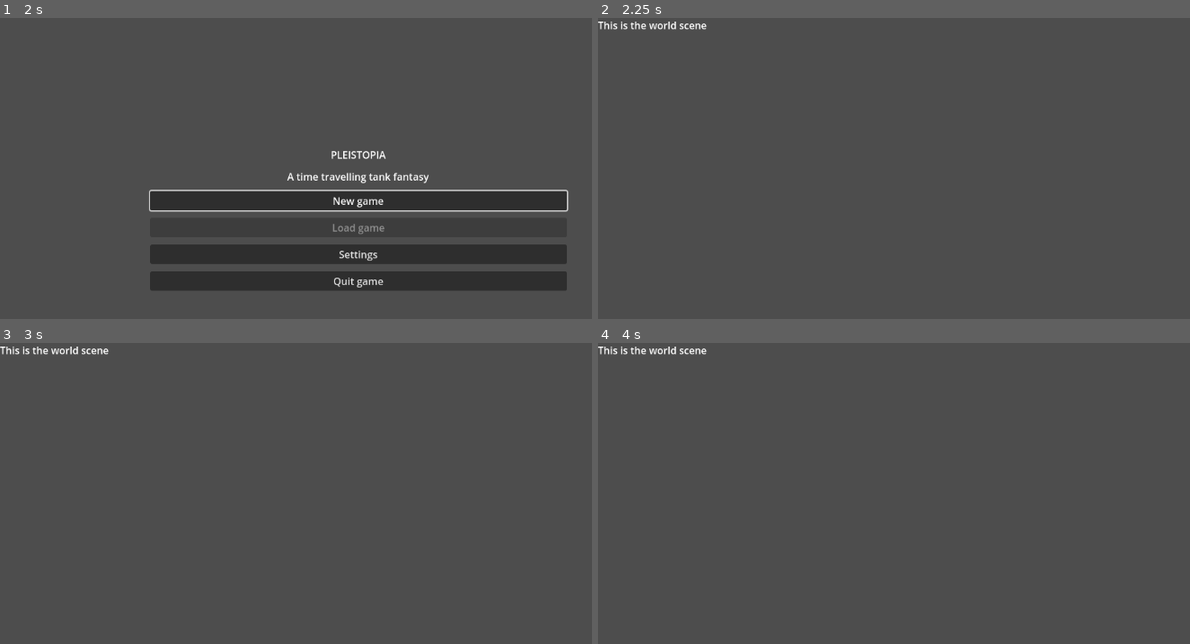
Above: before the commit, frames 1-4 (two rows, left to right).
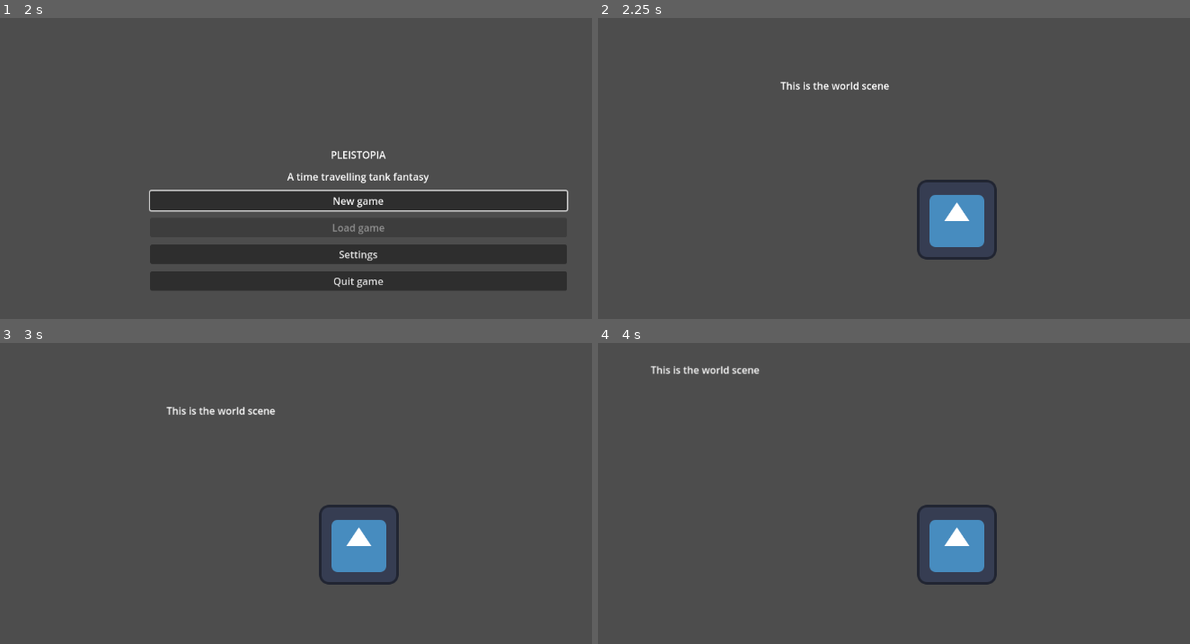
Above: after the commit, the same moments.

Repository: nialsiG/Pleistopia2.0
Game: Godot game, scene res://scenes/menu.tscn
The game is run twice, just before and just after one commit, with the same random seed, the same clock (stepped at 60 frames per second) and the same inputs. The engine's default icon, where the game draws it, is replaced by a stand-in: a white triangle on a blue panel in a dark square.
Inputs:
- Up to frame 1 (2 s): click "Settings" at 0.5 s; click "Back" at 1.25 s
- Up to frame 2 (2.25 s): click "New game" at 2 s
- Up to frame 3 (3 s): tap Enter at 2.75 s; hold Right (move_right, bound only after the commit) from 2.78 s (still down)
- Up to frame 4 (4 s): release Right (move_right, bound only after the commit) at 3.53 s; hold Down (move_down, bound only after the commit) from 3.53 s (still down)

Frame 1 is identical in both runs. In frame 2, 2.5% of the frame differs, in the area x 0-68%, y 1-81%; in frame 3, 2.6%; in frame 4, 2.6%.

Commit message:
add player movement and camera

Diff:
--- a/Pleistopia 2.0/project.godot
+++ b/Pleistopia 2.0/project.godot
@@ -15,6 +15,33 @@
 config/features=PackedStringArray("4.2", "GL Compatibility")
 config/icon="res://icon.svg"
 
+[input]
+
+move_up={
+"deadzone": 0.5,
+"events": [Object(InputEventKey,"resource_local_to_scene":false,"resource_name":"","device":-1,"window_id":0,"alt_pressed":false,"shift_pressed":false,"ctrl_pressed":false,"meta_pressed":false,"pressed":false,"keycode":0,"physical_keycode":4194320,"key_label":0,"unicode":0,"echo":false,"script":null)
+, Object(InputEventKey,"resource_local_to_scene":false,"resource_name":"","device":-1,"window_id":0,"alt_pressed":false,"shift_pressed":false,"ctrl_pressed":false,"meta_pressed":false,"pressed":false,"keycode":0,"physical_keycode":87,"key_label":0,"unicode":122,"echo":false,"script":null)
+]
+}
+move_down={
+"deadzone": 0.5,
+"events": [Object(InputEventKey,"resource_local_to_scene":false,"resource_name":"","device":-1,"window_id":0,"alt_pressed":false,"shift_pressed":false,"ctrl_pressed":false,"meta_pressed":false,"pressed":false,"keycode":0,"physical_keycode":4194322,"key_label":0,"unicode":0,"echo":false,"script":null)
+, Object(InputEventKey,"resource_local_to_scene":false,"resource_name":"","device":-1,"window_id":0,"alt_pressed":false,"shift_pressed":false,"ctrl_pressed":false,"meta_pressed":false,"pressed":false,"keycode":0,"physical_keycode":83,"key_label":0,"unicode":115,"echo":false,"script":null)
+]
+}
+move_right={
+"deadzone": 0.5,
+"events": [Object(InputEventKey,"resource_local_to_scene":false,"resource_name":"","device":-1,"window_id":0,"alt_pressed":false,"shift_pressed":false,"ctrl_pressed":false,"meta_pressed":false,"pressed":false,"keycode":0,"physical_keycode":4194321,"key_label":0,"unicode":0,"echo":false,"script":null)
+, Object(InputEventKey,"resource_local_to_scene":false,"resource_name":"","device":-1,"window_id":0,"alt_pressed":false,"shift_pressed":false,"ctrl_pressed":false,"meta_pressed":false,"pressed":false,"keycode":0,"physical_keycode":68,"key_label":0,"unicode":100,"echo":false,"script":null)
+]
+}
+move_left={
+"deadzone": 0.5,
+"events": [Object(InputEventKey,"resource_local_to_scene":false,"resource_name":"","device":-1,"window_id":0,"alt_pressed":false,"shift_pressed":false,"ctrl_pressed":false,"meta_pressed":false,"pressed":false,"keycode":0,"physical_keycode":4194319,"key_label":0,"unicode":0,"echo":false,"script":null)
+, Object(InputEventKey,"resource_local_to_scene":false,"resource_name":"","device":-1,"window_id":0,"alt_pressed":false,"shift_pressed":false,"ctrl_pressed":false,"meta_pressed":false,"pressed":false,"keycode":0,"physical_keycode":65,"key_label":0,"unicode":113,"echo":false,"script":null)
+]
+}
+
 [rendering]
 
 renderer/rendering_method="gl_compatibility"
--- /dev/null
+++ b/Pleistopia 2.0/scenes/player.tscn
@@ -0,0 +1,22 @@
+[gd_scene load_steps=4 format=3 uid="uid://vbhj4wk0uwha"]
+
+[ext_resource type="Script" path="res://scripts/player.gd" id="1_66eci"]
+[ext_resource type="Texture2D" uid="uid://c7y5g2efpqk5v" path="res://icon.svg" id="2_jbj7e"]
+
+[sub_resource type="CapsuleShape2D" id="CapsuleShape2D_303ml"]
+radius = 57.0
+height = 120.0
+
+[node name="player" type="CharacterBody2D"]
+script = ExtResource("1_66eci")
+MAX_SPEED = 400
+ACCELERATION = 1400
+FRICTION = 1500
+
+[node name="Sprite2D" type="Sprite2D" parent="."]
+texture = ExtResource("2_jbj7e")
+
+[node name="CollisionShape2D" type="CollisionShape2D" parent="."]
+shape = SubResource("CapsuleShape2D_303ml")
+
+[node name="Camera2D" type="Camera2D" parent="."]
--- a/Pleistopia 2.0/scenes/world.tscn
+++ b/Pleistopia 2.0/scenes/world.tscn
@@ -1,4 +1,6 @@
-[gd_scene format=3 uid="uid://bwtjgp0nubtp0"]
+[gd_scene load_steps=2 format=3 uid="uid://bwtjgp0nubtp0"]
+
+[ext_resource type="PackedScene" uid="uid://vbhj4wk0uwha" path="res://scenes/player.tscn" id="1_muwlk"]
 
 [node name="world" type="Node2D"]
 
@@ -6,3 +8,12 @@
 offset_right = 40.0
 offset_bottom = 23.0
 text = "This is the world scene"
+
+[node name="StaticBody2D" type="StaticBody2D" parent="."]
+
+[node name="CollisionPolygon2D" type="CollisionPolygon2D" parent="StaticBody2D"]
+position = Vector2(222, 274)
+polygon = PackedVector2Array(-90, 262, 180, 262, 411, 50, 382, -123, 318, 55, 206, 151)
+
+[node name="player" parent="." instance=ExtResource("1_muwlk")]
+position = Vector2(283, 227)
--- a/Pleistopia 2.0/scripts/main_menu.gd
+++ b/Pleistopia 2.0/scripts/main_menu.gd
@@ -8,9 +8,12 @@
 @onready var start_button = $VBoxContainer/Button_new_game
 @onready var back_button = $VBoxContainer2/Button_back
 
+#region Gameloop
 func _ready():
 	show_title()
+#endregion
 
+#region Events
 func _on_button_new_game_pressed():
 	get_tree().change_scene_to_file(start_file)
 
@@ -25,7 +28,9 @@
 
 func _on_button_back_pressed():
 	show_title()
+#endregion
 
+#region Methods
 func show_title():
 	settings_container.hide()
 	title_container.show()
@@ -35,3 +40,4 @@
 	title_container.hide()
 	settings_container.show()
 	back_button.grab_focus()
+#endregion
--- /dev/null
+++ b/Pleistopia 2.0/scripts/player.gd
@@ -0,0 +1,39 @@
+extends CharacterBody2D
+
+@export var MAX_SPEED = 500
+@export var ACCELERATION = 1500
+@export var FRICTION = 1200
+
+@onready var axis = Vector2.ZERO
+
+#region Gameloop
+func _process(delta):
+	move(delta)
+
+func _physics_process(delta):
+	move_and_slide()
+#endregion
+
+#region Movement
+func get_input_axis():
+	axis.x = int(Input.is_action_pressed("move_right")) - int(Input.is_action_pressed("move_left"))
+	axis.y = int(Input.is_action_pressed("move_down")) - int(Input.is_action_pressed("move_up"))
+
+func apply_friction(amount):
+	if velocity.length() >= amount:
+		velocity -= velocity.normalized() * amount
+	else:
+		velocity = Vector2.ZERO
+
+func apply_acceleration(amount):
+	velocity += amount
+	velocity = velocity.limit_length(MAX_SPEED)
+
+func move(delta):
+	get_input_axis()
+	# Change velocity accordingly
+	if axis == Vector2.ZERO:
+		apply_friction(FRICTION * delta)
+	else:
+		apply_acceleration(ACCELERATION * axis * delta)
+#endregion
